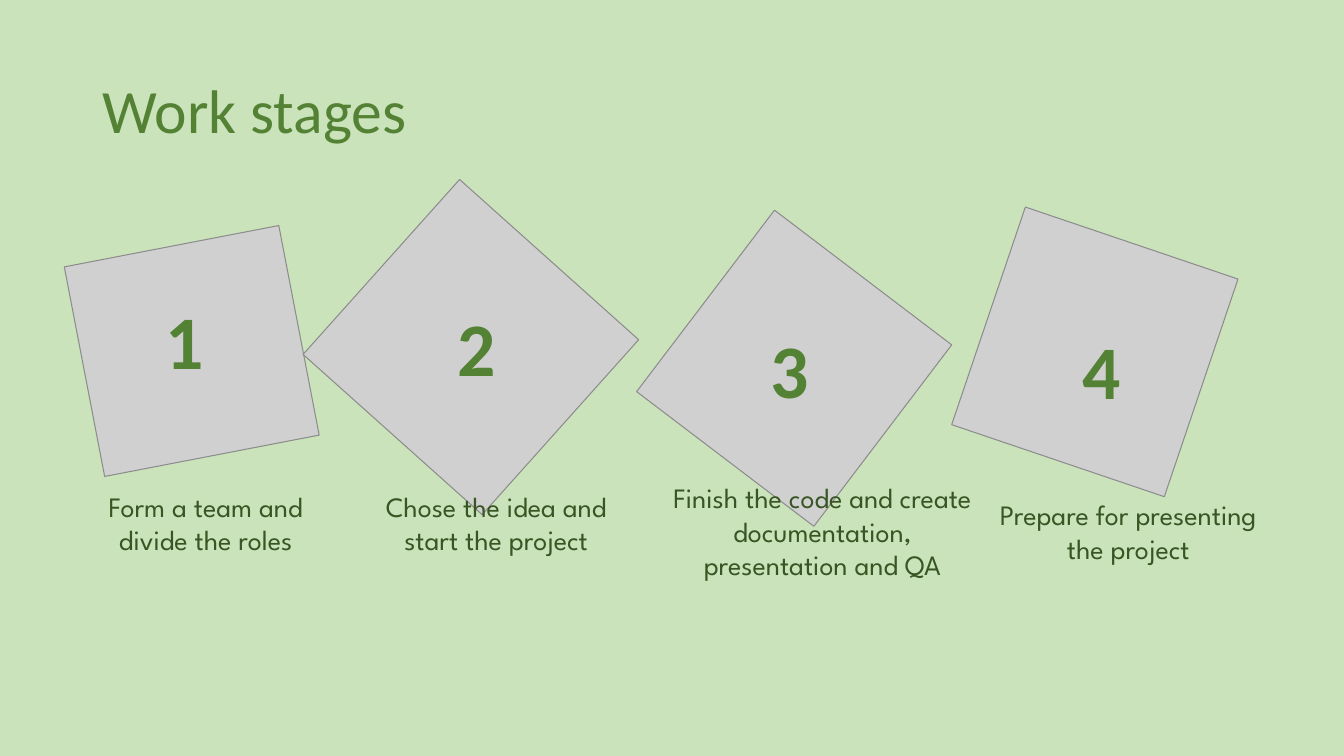
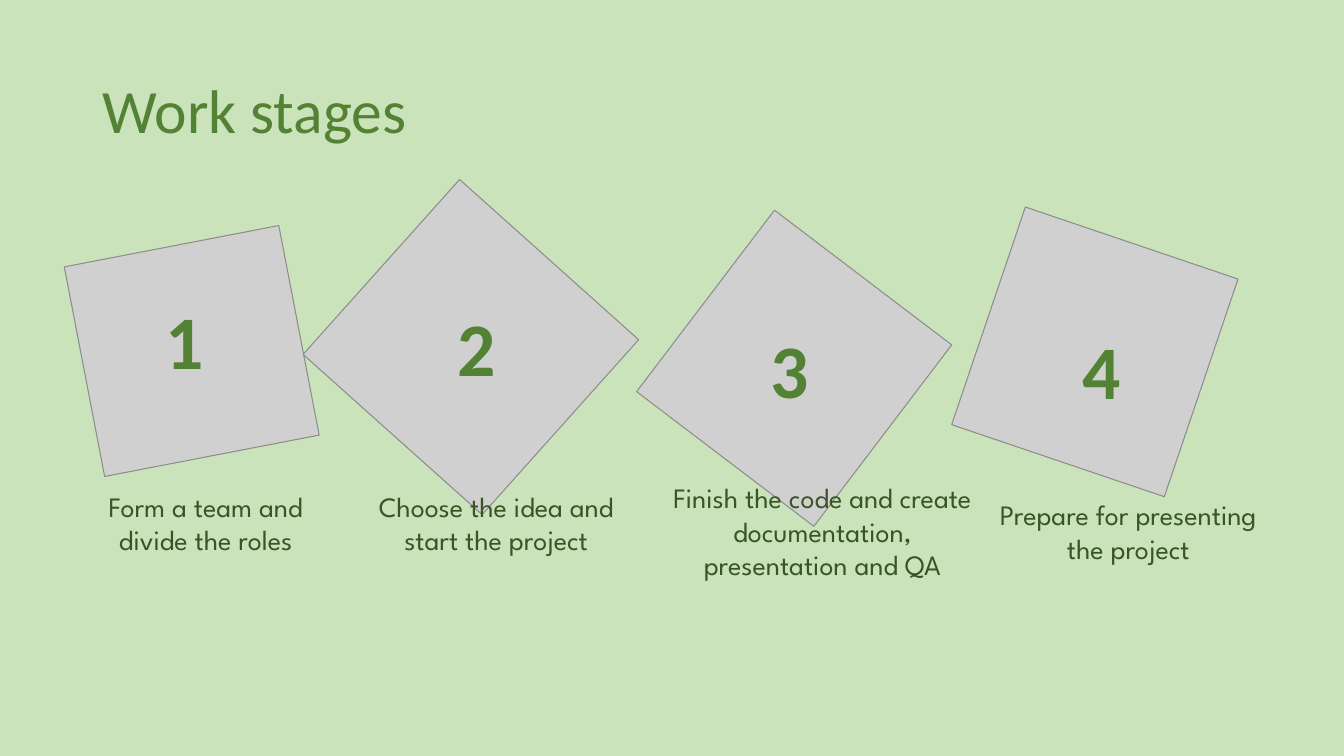
Before and after one commit to codingburgas/2223-9th-grade-sprint-math-games-mission-impossible, a slide deck: slide 3 of Documents/Mission impossible project presentation.pptx. Drawn at 1344x756 pixels with LibreOffice and Linux fonts; fonts in the diff are those of the drawing; grey boxes stand for pictures. Boxes give left, top, right and bottom in pixels: in the first picture for what was removed or moved away, otherwise in the second. Text is boxed around its words. In the diff, an @@ line names an element or a change of style, - is before the commit and + after.

```diff
--- a/Documents/Mission impossible project presentation.pptx
+++ b/Documents/Mission impossible project presentation.pptx
@@ text at box(379, 489, 613, 556): text changed @@
-Chose the idea and start the project
+Choose the idea and start the project
```
Also in this commit, not shown: 1 other slide changed, 1 other file.
